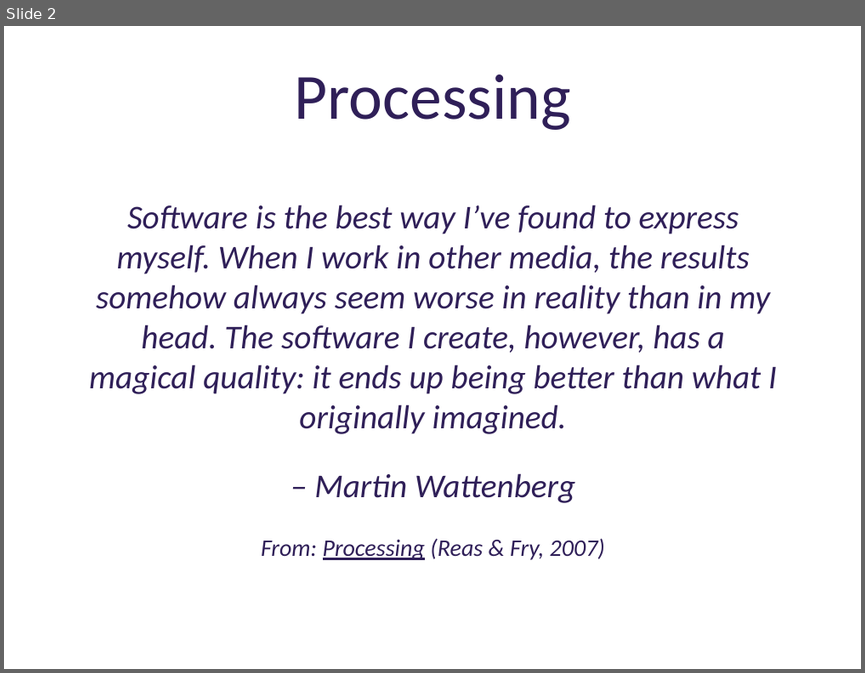
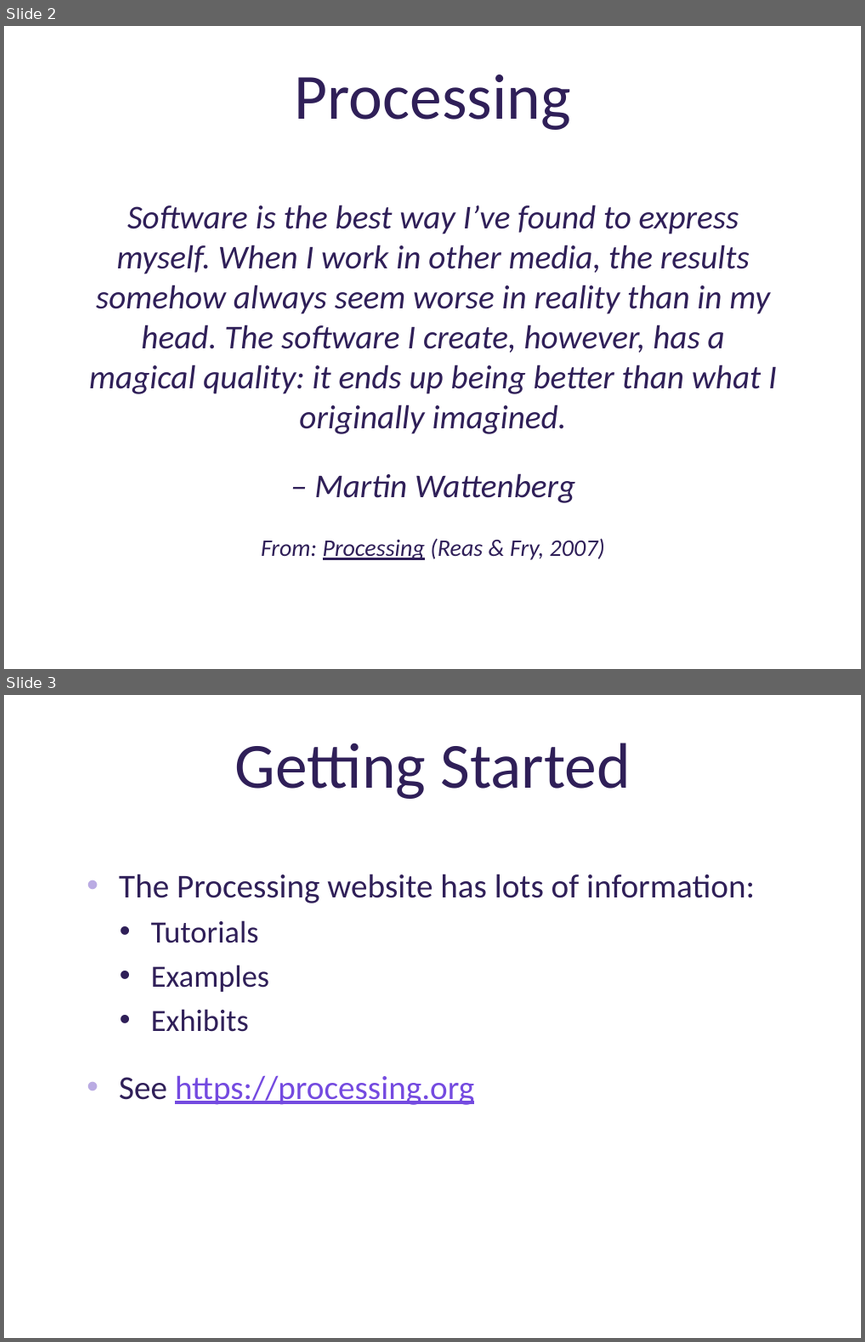
Before and after one commit to deenaengel/TF3_ProcessingSlides, a slide deck: Processing_Presentation_TF3_DE_notes.pptx. Shown one above the other, each under a label of ours: slide 2 before the commit, slides 2 and 3 after it. The pictures are 865x673 and 865x1342 pixels, drawn with LibreOffice and Linux fonts; fonts in the diff are those of the drawing; background and template pictures are left out. Boxes give left, top, right and bottom in pixels: in the first picture for what was removed or moved away, otherwise in the second. Text is boxed around its words. In the diff, an @@ line names an element or a change of style, - is before the commit and + after.

```diff
--- a/Processing_Presentation_TF3_DE_notes.pptx
+++ b/Processing_Presentation_TF3_DE_notes.pptx
@@ slide 3 added at [4, 695, 861, 1338], background picture (left out) @@
@@ title added at [235, 743, 630, 799], 54 pt, text #2F1F58 @@
+Getting Started
@@ text added at [119, 873, 755, 1105], 28 pt, text #2F1F58 @@
+• The Processing website has lots of information:
+  • Tutorials
+  • Examples
+  • Exhibits
+• See https://processing.org
```
Also in this commit, not shown: 1 slide removed.
